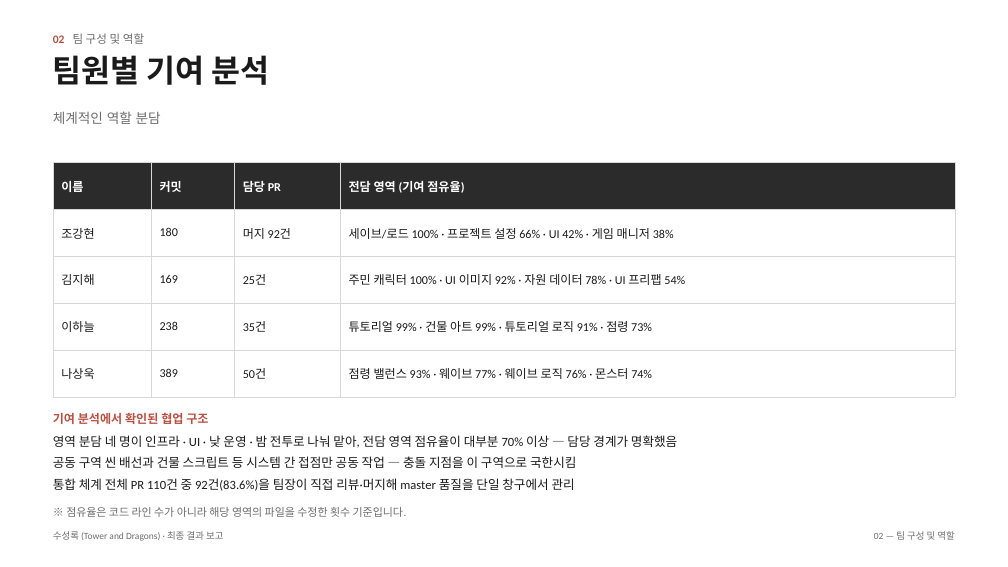
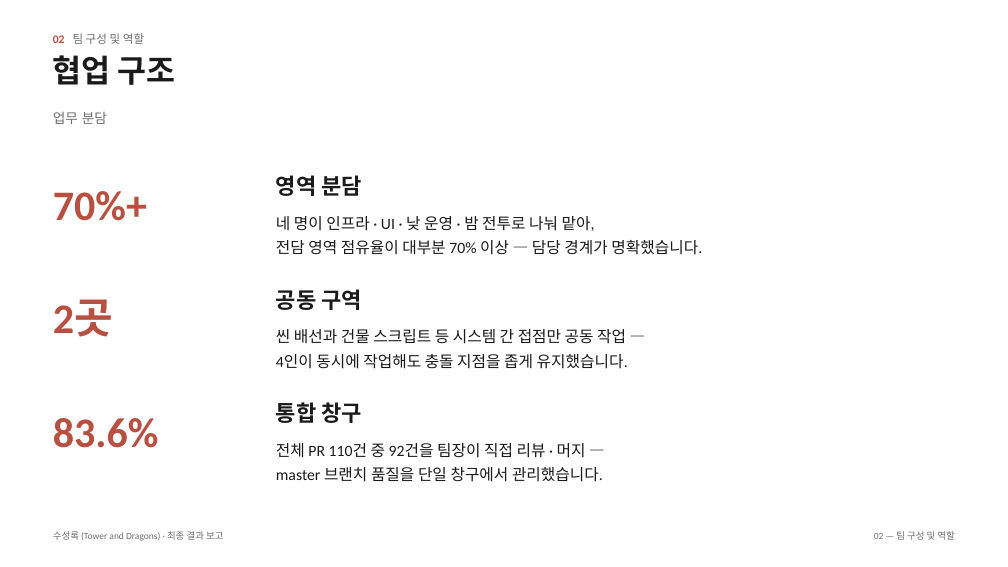
Before and after one commit to JoKangHyeon/TowerAndDragon, a slide deck: slide 6 of Docs/수성록_최종결과보고_초안.pptx. Drawn at 1008x567 pixels with LibreOffice and Linux fonts; fonts in the diff are those of the drawing. Boxes give left, top, right and bottom in pixels: in the first picture for what was removed or moved away, otherwise in the second. Text is boxed around its words. In the diff, an @@ line names an element or a change of style, - is before the commit and + after.

Commit message:
발표자료 업데이트

```diff
--- a/Docs/수성록_최종결과보고_초안.pptx
+++ b/Docs/수성록_최종결과보고_초안.pptx
@@ text at [53,55,176,85]: text changed @@
-팀원별 기여 분석
+협업 구조
@@ text at [53,112,107,124]: text changed @@
-체계적인 역할 분담
+업무 분담
@@ table removed at [53,163,955,397], 5 rows, 4 columns @@
-이름 | 커밋 | 담당 PR | 전담 영역 (기여 점유율)
-조강현 | 180 | 머지 92건 | 세이브/로드 100% · 프로젝트 설정 66% · UI 42% · 게임 매니저 38%
-김지해 | 169 | 25건 | 주민 캐릭터 100% · UI 이미지 92% · 자원 데이터 78% · UI 프리팹 54%
-이하늘 | 238 | 35건 | 튜토리얼 99% · 건물 아트 99% · 튜토리얼 로직 91% · 점령 73%
-나상욱 | 389 | 50건 | 점령 밸런스 93% · 웨이브 77% · 웨이브 로직 76% · 몬스터 74%
@@ text added at [276,175,363,196], 21 pt, text #1A1A1A, bold @@
+영역 분담
@@ text added at [53,191,147,221], 40 pt, text #B85042, bold @@
+70%+
@@ text added at [276,216,702,255], 15 pt, text #1A1A1A @@
+네 명이 인프라 · UI · 낮 운영 · 밤 전투로 나눠 맡아,
+전담 영역 점유율이 대부분 70% 이상 — 담당 경계가 명확했습니다.
@@ text added at [53,299,113,337], 40 pt, text #B85042, bold @@
+2곳
@@ text added at [276,289,363,310], 21 pt, text #1A1A1A, bold @@
+공동 구역
@@ text added at [276,329,628,369], 15 pt, text #1A1A1A @@
+씬 배선과 건물 스크립트 등 시스템 간 접점만 공동 작업 —
+4인이 동시에 작업해도 충돌 지점을 좁게 유지했습니다.
@@ text removed at [53,413,208,424] @@
-기여 분석에서 확인된 협업 구조
@@ text added at [53,418,159,448], 40 pt, text #B85042, bold @@
+83.6%
@@ text added at [276,402,363,423], 21 pt, text #1A1A1A, bold @@
+통합 창구
@@ text removed at [53,435,677,491] @@
-영역 분담 네 명이 인프라 · UI · 낮 운영 · 밤 전투로 나눠 맡아, 전담 영역 점유율이 대부분 70% 이상 — 담당 경계가 명확했음
-공동 구역 씬 배선과 건물 스크립트 등 시스템 간 접점만 공동 작업 — 충돌 지점을 이 구역으로 국한시킴
-통합 체계 전체 PR 110건 중 92건(83.6%)을 팀장이 직접 리뷰·머지해 master 품질을 단일 창구에서 관리
@@ text added at [276,443,603,482], 15 pt, text #1A1A1A @@
+전체 PR 110건 중 92건을 팀장이 직접 리뷰 · 머지 —
+master 브랜치 품질을 단일 창구에서 관리했습니다.
@@ text removed at [66,507,407,517] @@
-※ 점유율은 코드 라인 수가 아니라 해당 영역의 파일을 수정한 횟수 기준입니다.
```
Also in this commit, not shown: 4 other slides changed, 1 other file.
